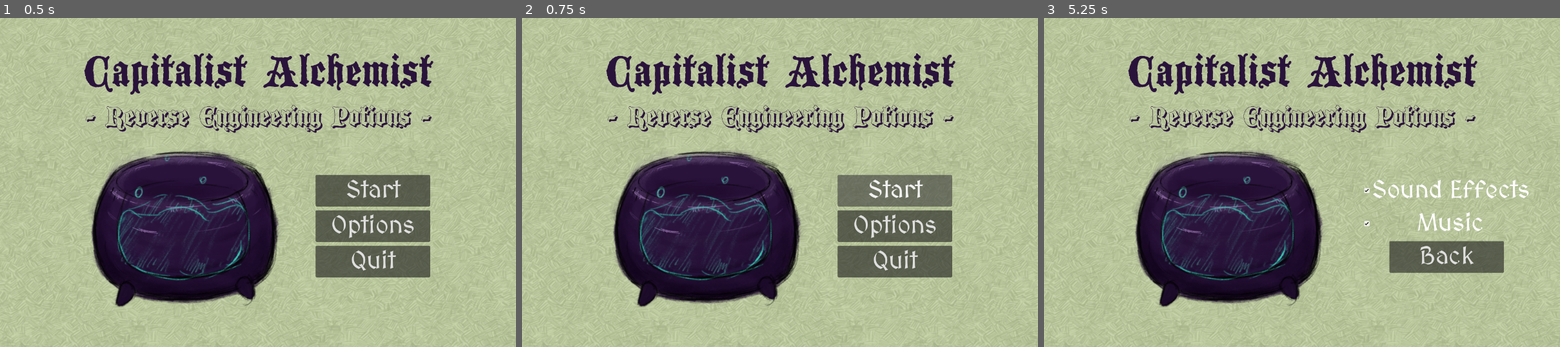
Above: before the commit, frames 1-3 (left to right).
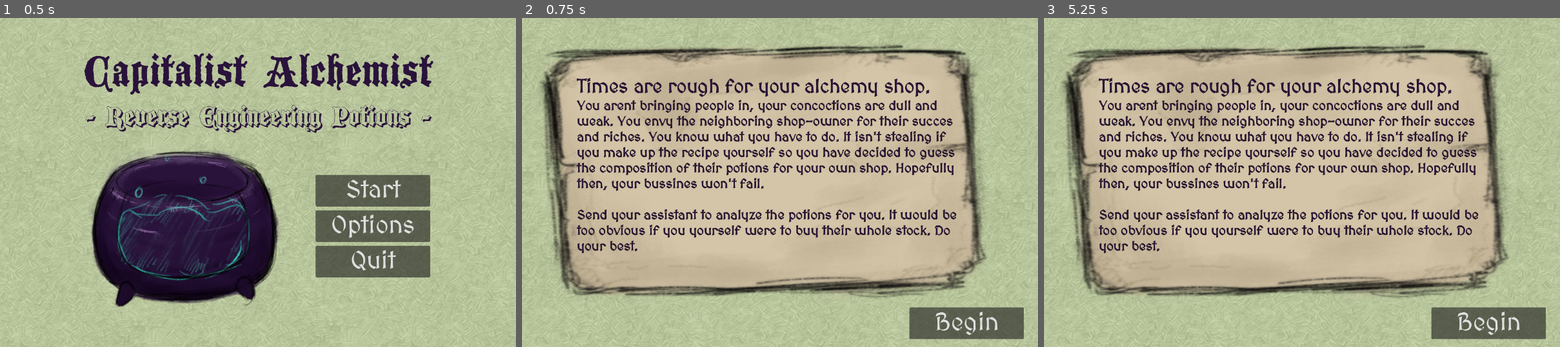
Above: after the commit, the same moments.

Repository: OsakiTsukiko/capitalist-alchemist
Game: Godot game, scene res://src/main_menu/main_menu.tscn
Same seed, same stepped clock (60 frames per second), same inputs: the game is played once before the commit and once after it.
Inputs (mouse positions are in pixels of both pictures, inside the frame that each line leads up to):
- Up to frame 1 (0.5 s): no input
- Up to frame 2 (0.75 s): click "Start" at 0.5 s
- Up to frame 3 (5.25 s): click (1415, 189) at 1.25 s, where only the run before the commit has a clickable "Start"; click (1487, 323) at 2 s, where only the run after the commit has a clickable "Begin"; click (1487, 323) at 2.75 s, where only the run after the commit has a clickable "Begin"; click (1415, 189) at 3.5 s, where only the run before the commit has a clickable "Start"; click (1487, 323) at 4.25 s, where only the run after the commit has a clickable "Begin"; click (1415, 225) at 5 s, where only the run before the commit has a clickable "Options"

Frame 1 is identical in both runs. In frame 2, 50% of the frame differs, in the area x 0-100%, y 0-100%; in frame 3, 48%.

Commit message:
add intro scene

Diff:
--- /dev/null
+++ b/src/intro_scene/intro_scene.gd
@@ -0,0 +1,6 @@
+extends Control
+
+
+func _on_btn_begin_pressed():
+	SoundManager.play_sound("interface click")
+	#get_tree().change_scene_to_packed(load())
--- /dev/null
+++ b/src/intro_scene/intro_scene.tscn
@@ -0,0 +1,53 @@
+[gd_scene load_steps=5 format=3 uid="uid://dvfu7squdj0um"]
+
+[ext_resource type="Texture2D" uid="uid://bwkoqo1hto8p2" path="res://assets/img/ui_bg.png" id="1_eajt5"]
+[ext_resource type="Script" path="res://src/intro_scene/intro_scene.gd" id="1_ns85y"]
+[ext_resource type="Texture2D" uid="uid://b07rrudoqjtlc" path="res://assets/img/intro_scene/BRUH.png" id="2_q7t3w"]
+[ext_resource type="FontFile" uid="uid://b14682xgll42v" path="res://assets/fonts/MedievalSharp-Regular.ttf" id="3_anyt3"]
+
+[node name="IntroScene" type="Control"]
+layout_mode = 3
+anchors_preset = 0
+script = ExtResource("1_ns85y")
+
+[node name="TextureRect" type="TextureRect" parent="."]
+layout_mode = 1
+offset_right = 1690.0
+offset_bottom = 1080.0
+texture = ExtResource("1_eajt5")
+
+[node name="Sprite2D" type="Sprite2D" parent="."]
+position = Vector2(612, 389)
+scale = Vector2(0.83114, 0.835185)
+texture = ExtResource("2_q7t3w")
+
+[node name="RichTextLabel" type="RichTextLabel" parent="."]
+layout_mode = 0
+offset_left = 144.0
+offset_top = 153.0
+offset_right = 1166.0
+offset_bottom = 702.0
+theme_override_colors/default_color = Color(0.164706, 0.0745098, 0.231373, 1)
+theme_override_constants/outline_size = 2
+theme_override_fonts/normal_font = ExtResource("3_anyt3")
+theme_override_fonts/bold_font = ExtResource("3_anyt3")
+theme_override_font_sizes/normal_font_size = 35
+theme_override_font_sizes/bold_font_size = 50
+bbcode_enabled = true
+text = "[b]Times are rough for your alchemy shop.[/b]   You arent bringing people in, your concoctions are dull and weak. You envy the neighboring shop-owner for their succes and riches. You know what you have to do. It isn't stealing if you make up the recipe yourself so you have decided to guess the composition of their potions for your own shop. Hopefully then, your bussines won't fail.
+
+Send your assistant to analyze the potions for you. It would be too obvious if you yourself were to buy their whole stock. Do your best."
+
+[node name="BtnBegin" type="Button" parent="."]
+custom_minimum_size = Vector2(300, 0)
+offset_left = 1015.0
+offset_top = 760.0
+offset_right = 1315.0
+offset_bottom = 843.0
+size_flags_horizontal = 4
+focus_mode = 0
+theme_override_fonts/font = ExtResource("3_anyt3")
+theme_override_font_sizes/font_size = 65
+text = "Begin"
+
+[connection signal="pressed" from="BtnBegin" to="." method="_on_btn_begin_pressed"]
--- a/src/main_menu/main_menu.gd
+++ b/src/main_menu/main_menu.gd
@@ -3,7 +3,6 @@
 
 @onready var main_buttons = $MarginContainer/VBoxContainer/ButtonCenterContainer/MainButtons
 @onready var option_buttons = $MarginContainer/VBoxContainer/ButtonCenterContainer/OptionButtons
-
 
 func _on_btn_quit_pressed():
 	get_tree().quit()
@@ -17,6 +16,7 @@
 
 func _on_btn_start_pressed():
 	SoundManager.play_sound("interface click")
+	get_tree().change_scene_to_packed(load("res://src/intro_scene/intro_scene.tscn"))
 
 
 func _on_btn_option_back_pressed():
--- a/src/sound_manager/sound_manager.tscn
+++ b/src/sound_manager/sound_manager.tscn
@@ -12,21 +12,26 @@
 
 [node name="BGMStreamPlayer" type="AudioStreamPlayer" parent="."]
 stream = ExtResource("2_1pd37")
+volume_db = -10.0
 autoplay = true
 bus = &"Music Bus"
 
 [node name="InterfaceClickStreamPlayer" type="AudioStreamPlayer" parent="."]
 stream = ExtResource("3_an1et")
+volume_db = -10.0
 bus = &"Sfx Bus"
 
 [node name="BrewPotionStreamPlayer" type="AudioStreamPlayer" parent="."]
 stream = ExtResource("4_4p8t4")
+volume_db = -10.0
 bus = &"Sfx Bus"
 
 [node name="BuyPotionStreamPlayer" type="AudioStreamPlayer" parent="."]
 stream = ExtResource("5_l6a1v")
+volume_db = -10.0
 bus = &"Sfx Bus"
 
 [node name="DoorStreamPlayer" type="AudioStreamPlayer" parent="."]
 stream = ExtResource("6_fbf25")
+volume_db = -10.0
 bus = &"Sfx Bus"
Not shown, added: assets/img/ing/ABIGAIL.png.import
Not shown, added: assets/img/ing/BLACK_IRON_POWDER.png.import
Not shown, added: assets/img/ing/CANNONBALL_FRUIT.png.import
Not shown, added: assets/img/ing/CYCLOPES_BILE.png.import
Not shown, added: assets/img/ing/EVIL_PLUM.png.import
Not shown, added: assets/img/ing/HOLY_WATER.png.import
Not shown, added: assets/img/ing/MOONFLOWER_SEED_OIL.png.import
Not shown, added: assets/img/ing/ORK_URINE.png.import
Not shown, added: assets/img/ing/RAW_LIVER.png.import
Not shown, added: assets/img/ing/RUSTED_MUSHROOMS.png.import
Not shown, added: assets/img/ing/SALTED_RAT_BRAINS.png.import
Not shown, added: assets/img/ing/SLEEPING_MANDRAKE.png.import
(and 5 more such lines)
